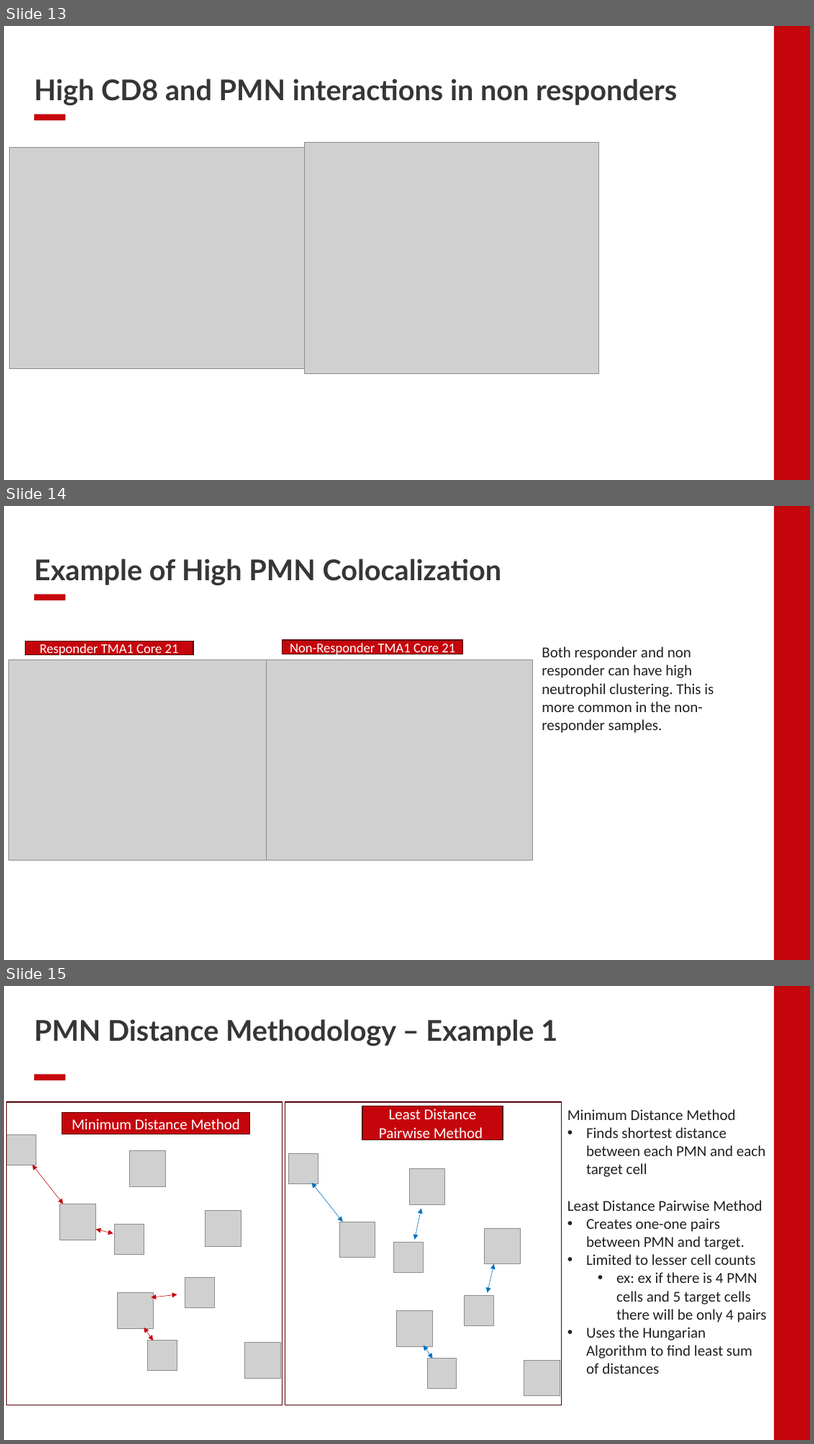
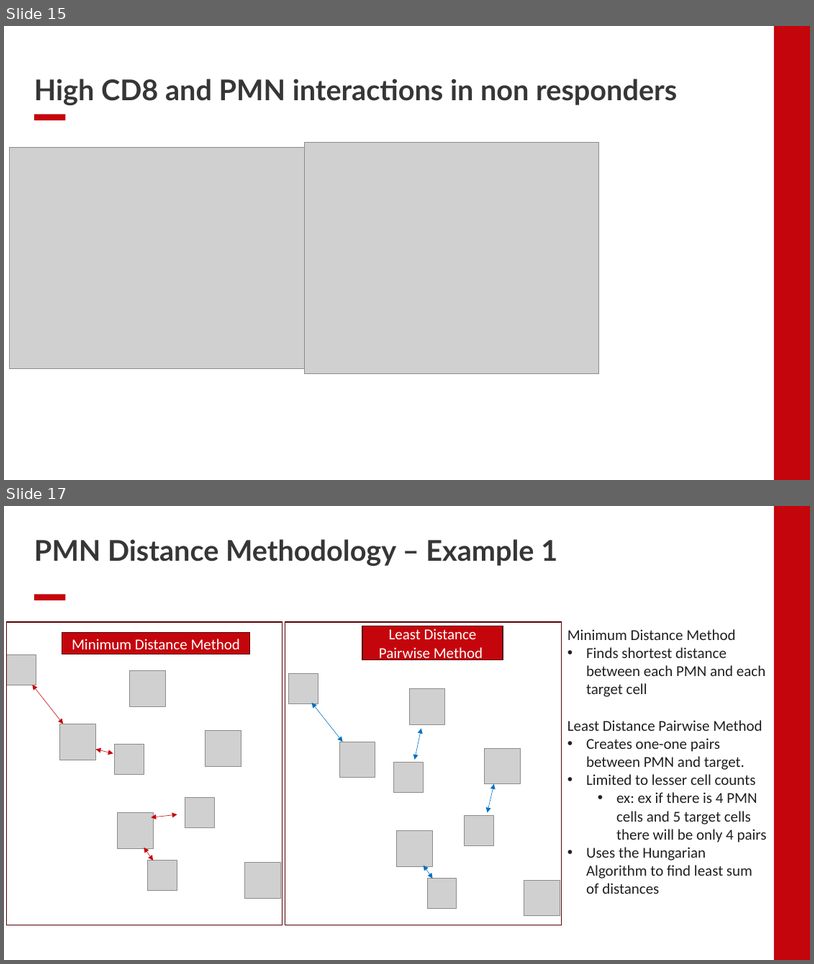
Before and after one commit to EDJohns/2025-Dinh-Lab-Research-Project, a slide deck: Shapiro 2025 Project/Weekly Updates/Week 6 Updates.pptx. Shown one above the other, each under a label of ours: slides 13, 14 and 15 before the commit, slides 15 and 17 after it; the slides between them are not shown. The pictures are 814x1444 and 814x964 pixels, drawn with LibreOffice and Linux fonts; fonts in the diff are those of the drawing; grey boxes stand for pictures; background and template pictures are left out. Boxes give left, top, right and bottom in pixels: in the first picture for what was removed or moved away, otherwise in the second. Text is boxed around its words. In the diff, an @@ line names an element or a change of style, - is before the commit and + after.

```diff
--- a/Shapiro 2025 Project/Weekly Updates/Week 6 Updates.pptx
+++ b/Shapiro 2025 Project/Weekly Updates/Week 6 Updates.pptx
@@ slide 14 removed at <box>4,506,810,960</box>, background #FFFFFF; not listed: 2 template elements that a slide beside it also shows @@
@@ title removed at <box>34,559,502,585</box> @@
-Example of High PMN Colocalization
@@ rectangle removed at <box>25,641,193,655</box> @@
-Responder TMA1 Core 21
@@ rectangle removed at <box>282,640,463,654</box> @@
-Non-Responder TMA1 Core 21
@@ text removed at <box>542,646,714,733</box> @@
-Both responder and non responder can have high neutrophil clustering. This is more common in the non-responder samples.
@@ picture removed at <box>8,659,267,860</box> @@
@@ picture removed at <box>267,659,533,860</box> @@
@@ what was slide 13 is now slide 15 @@
@@ what was slide 15 is now slide 17 @@
```
Also in this commit, not shown: 3 slides changed, 5 slides added, 2 other slides removed.
